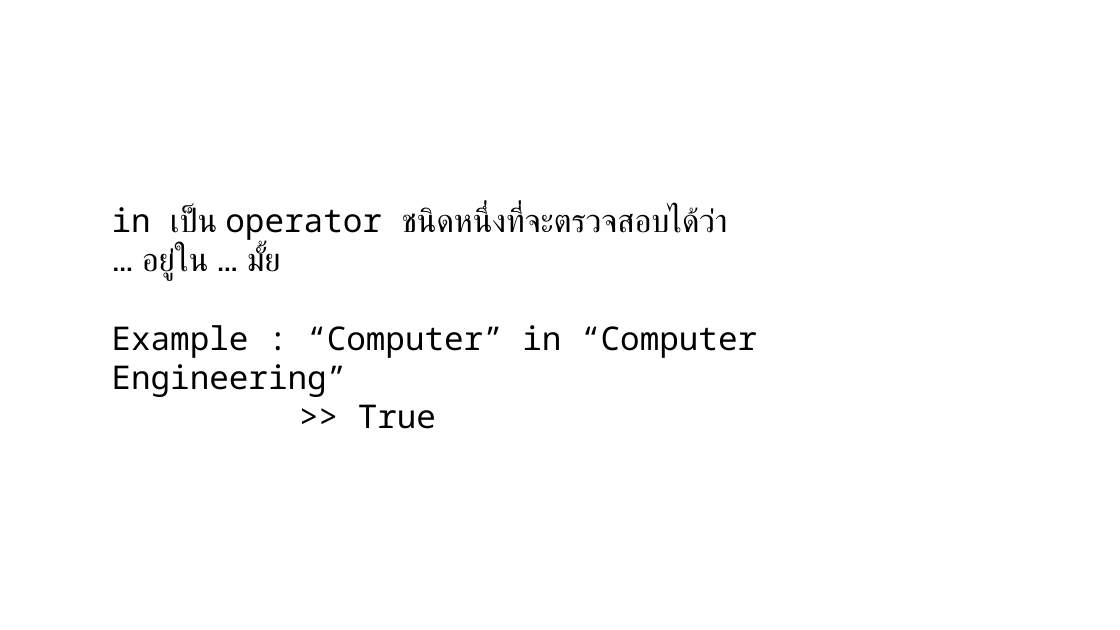
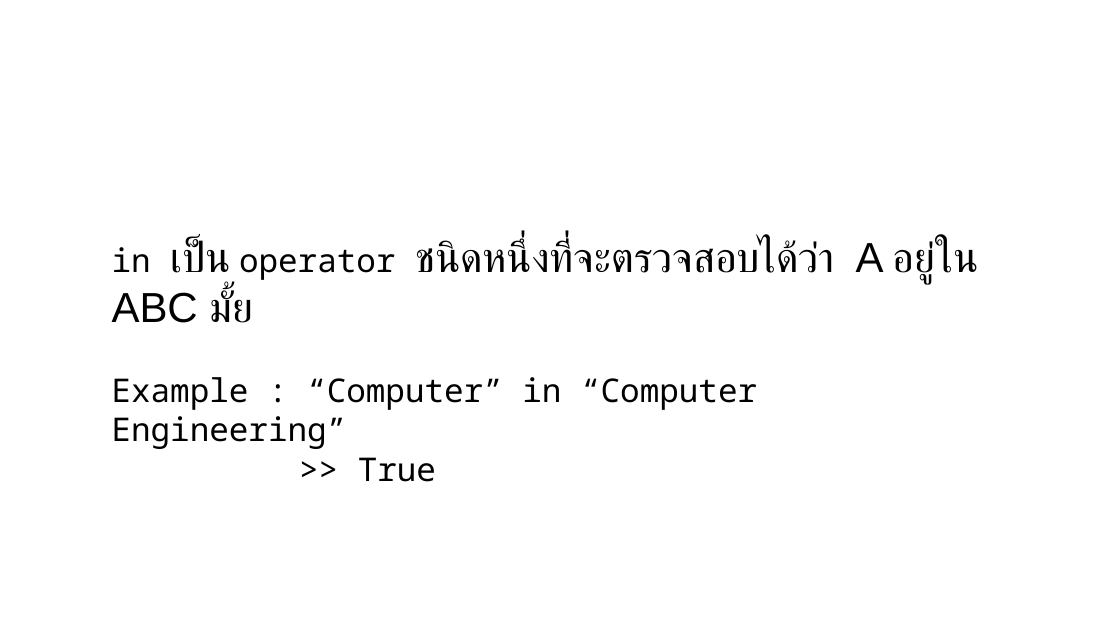
Before and after one commit to Vjumpkung/LetMeTiredPython, a slide deck: slide 12 of slide.pptx (slide 10 before the commit). Drawn at 1120x630 pixels with LibreOffice and Linux fonts; fonts in the diff are those of the drawing; background and template pictures are left out. Boxes give left, top, right and bottom in pixels: in the first picture for what was removed or moved away, otherwise in the second. Text is boxed around its words. In the diff, an @@ line names an element or a change of style, - is before the commit and + after.

```diff
--- a/slide.pptx
+++ b/slide.pptx
@@ text "in เป็น operator ชนิดหนึ่งที่จะตรวจสอบได้ว่า A ...": place and size @@
-text "in เป็น operator ชนิดหนึ่งที่จะตรวจสอบได้ว่า A ..." at box(112, 206, 757, 429)
+text "in เป็น operator ชนิดหนึ่งที่จะตรวจสอบได้ว่า A ..." at box(112, 239, 979, 410)
@@ text at box(112, 239, 979, 323): text changed; size 28 to 36 pt; font Noto Sans Mono to Arial @@
-in เป็น operator ชนิดหนึ่งที่จะตรวจสอบได้ว่า
-… อยู่ใน … มั้ย
+in เป็น operator ชนิดหนึ่งที่จะตรวจสอบได้ว่า A อยู่ใน ABC มั้ย
```
Also in this commit, not shown: 16 other slides changed, 5 slides added.
